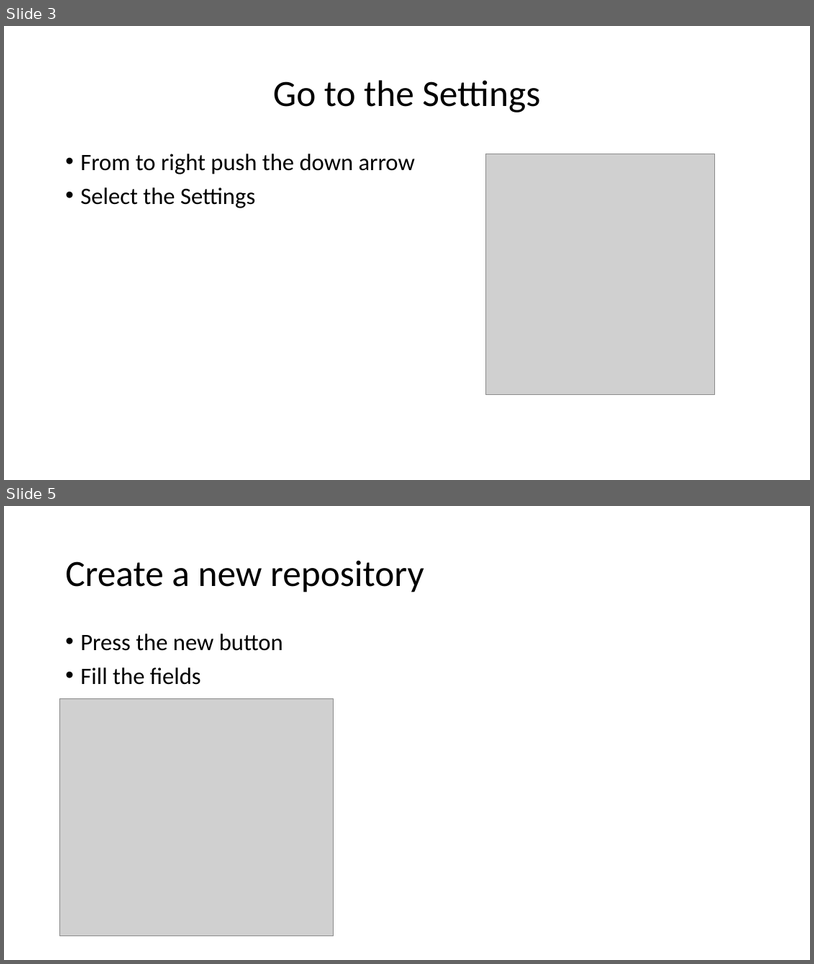
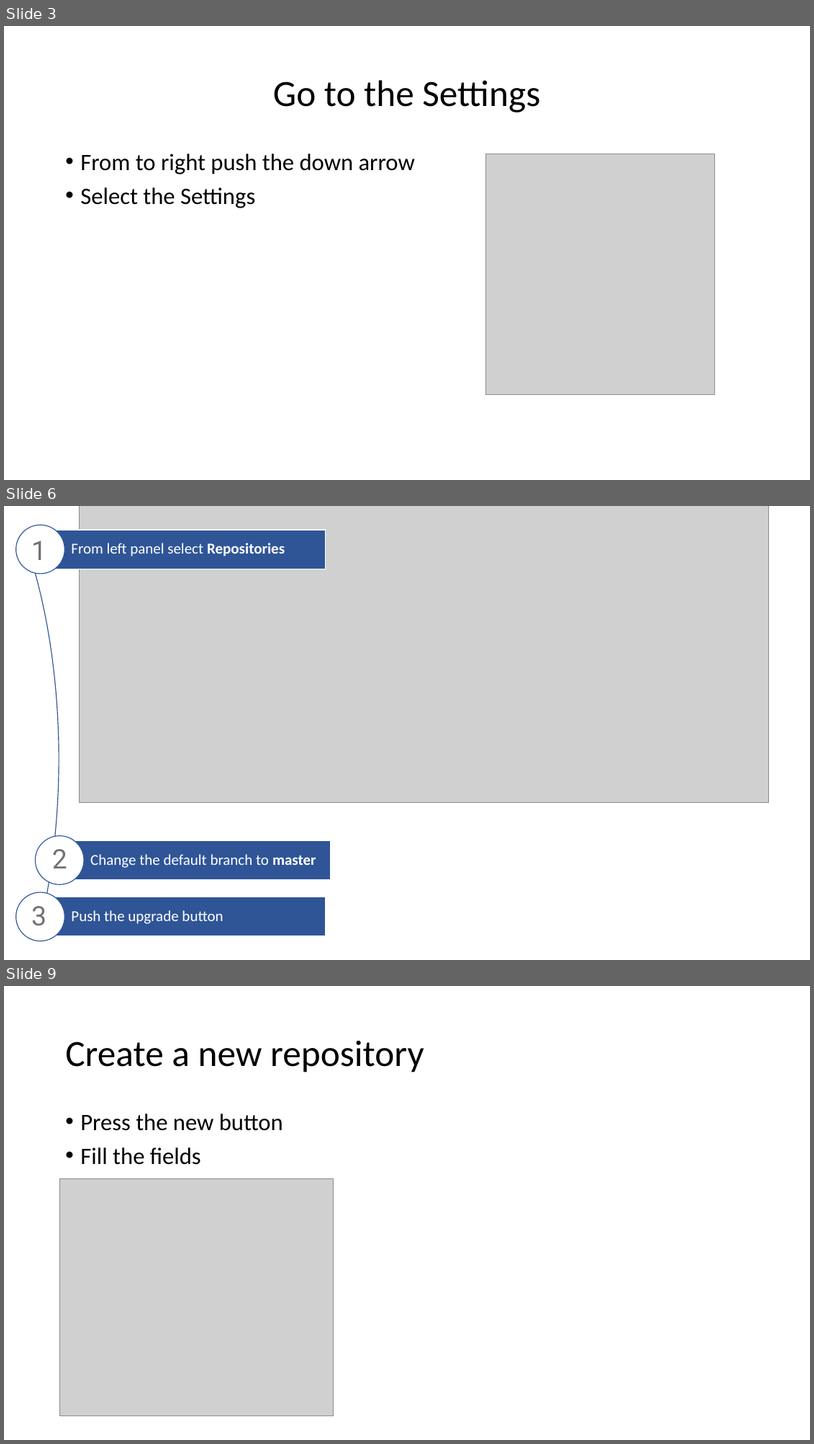
Before and after one commit to HesamMarshal/TutorialGit, a slide deck: GitTutorial.pptx. Shown one above the other, each under a label of ours: slides 3 and 5 before the commit, slides 3, 6 and 9 after it; the slides between them are not shown. The pictures are 814x964 and 814x1444 pixels, drawn with LibreOffice and Linux fonts; fonts in the diff are those of the drawing; grey boxes stand for pictures. Boxes give left, top, right and bottom in pixels: in the first picture for what was removed or moved away, otherwise in the second. Text is boxed around its words. In the diff, an @@ line names an element or a change of style, - is before the commit and + after.

```diff
--- a/GitTutorial.pptx
+++ b/GitTutorial.pptx
@@ slide 6 added at bbox=[4, 506, 810, 960], background #FFFFFF @@
@@ arch (boxed as its full ring) added at bbox=[4, 506, 59, 960], outline #2F5597 1 pt @@
@@ ellipse added at bbox=[16, 525, 65, 574], fill #FFFFFF, outline #2F5597 1 pt @@
@@ picture added at bbox=[80, 506, 769, 803] @@
@@ text added at bbox=[31, 541, 46, 560], 32 pt, text #767171 @@
+1
@@ freeform shape added at bbox=[40, 530, 326, 569], fill #2F5597, outline #FFFFFF 1 pt, 18 pt, text #FFFFFF @@
+From left panel select Repositories
@@ ellipse added at bbox=[36, 836, 85, 885], fill #FFFFFF, outline #2F5597 1 pt @@
@@ text added at bbox=[52, 849, 67, 868], 32 pt, text #767171 @@
+2
@@ freeform shape added at bbox=[59, 841, 331, 879], fill #2F5597, outline #FFFFFF 1 pt, 18 pt, text #FFFFFF @@
+Change the default branch to master
@@ ellipse added at bbox=[16, 892, 65, 941], fill #FFFFFF, outline #2F5597 1 pt @@
@@ text added at bbox=[31, 906, 46, 926], 32 pt, text #767171 @@
+3
@@ freeform shape added at bbox=[40, 897, 326, 936], fill #2F5597, outline #FFFFFF 1 pt, 18 pt, text #FFFFFF @@
+Push the upgrade button
@@ what was slide 5 is now slide 9 @@
```
Also in this commit, not shown: 1 slide changed, 3 other slides added, 1 other file.
